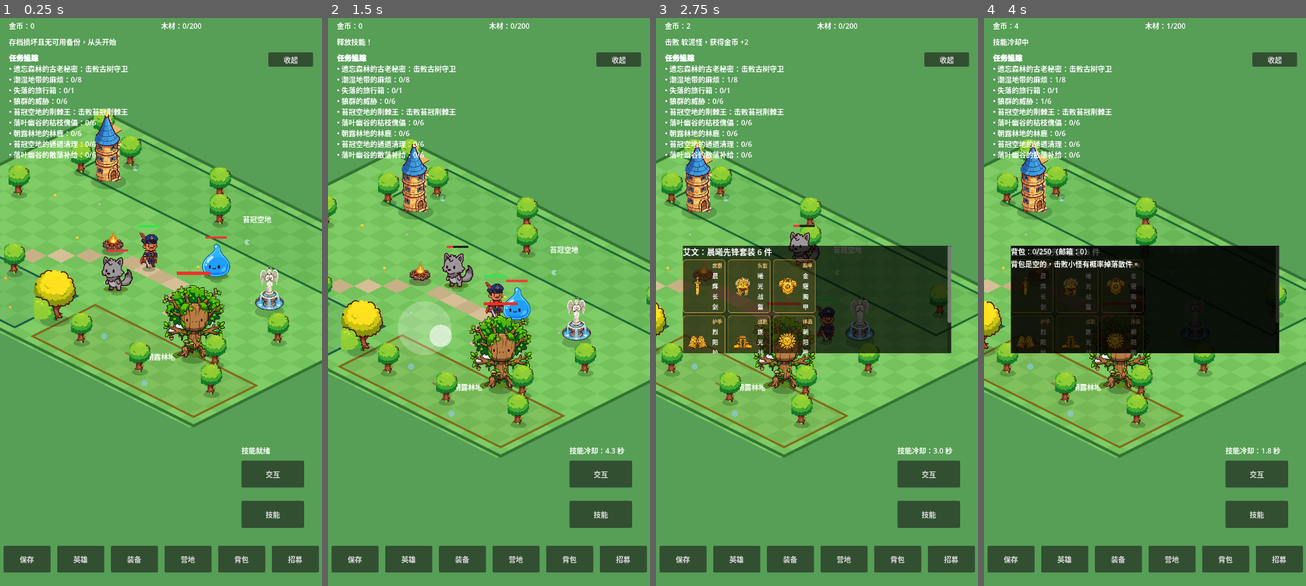
Above: before the commit, frames 1-4 (left to right).
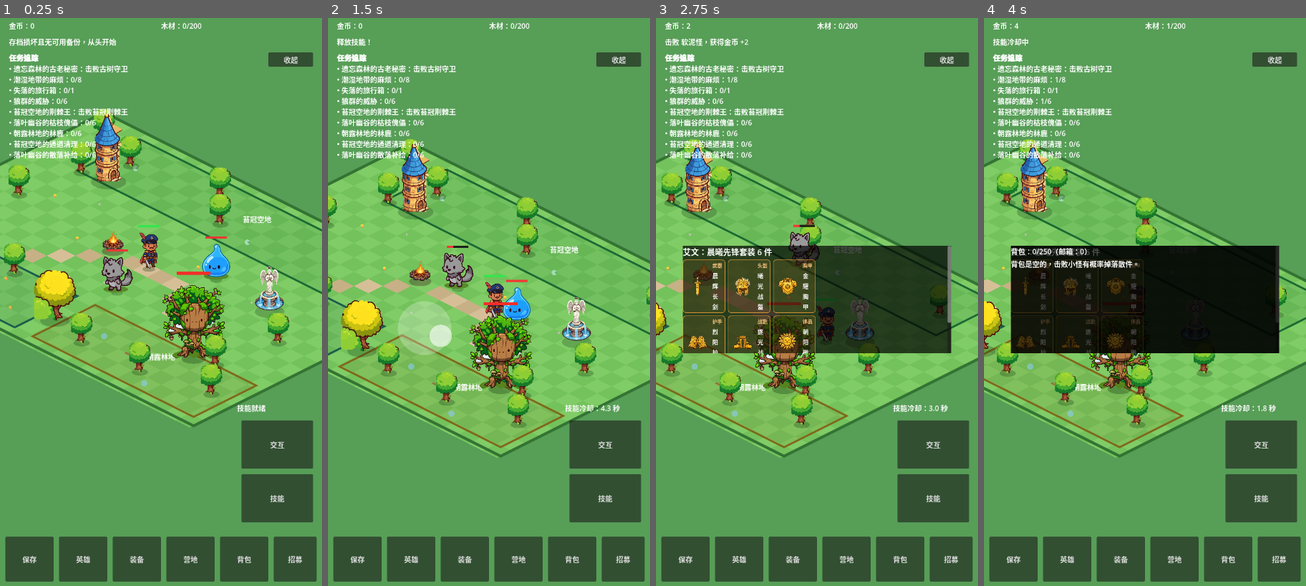
Above: after the commit, the same moments.

Repository: oneyi53/game
Game: Godot game, scene res://scenes/main.tscn
The game is run twice, just before and just after one commit, with the same random seed, the same clock (stepped at 60 frames per second) and the same inputs.
Inputs (mouse positions are in pixels of both pictures, inside the frame that each line leads up to):
- Up to frame 1 (0.25 s): no input
- Up to frame 2 (1.5 s): tap Enter at 0.5 s; move the mouse to (559, 273) at 0.52 s; hold Right (ui_right) 0.53-1.25 s; tap E at 0.6 s; click (559, 273) at 0.67 s; tap Space at 0.77 s; drag from (424, 330) to (598, 409) at 1.27 s
- Up to frame 3 (2.75 s): move the mouse to (849, 171) at 2.02 s; hold Right (ui_right) from 2.03 s (still down); tap Q at 2.1 s
- Up to frame 4 (4 s): release Right (ui_right) at 2.75 s; drag from (1128, 415) to (1048, 211) at 2.77 s; move the mouse to (1241, 387) at 3.52 s; hold Left (ui_left) from 3.53 s (still down); tap B at 3.6 s; tap Space at 3.77 s

The runs differ from the first frame. In frame 1, 6.5% of the frame differs, in the area x 1-100%, y 68-100%; in frame 2, 6.5%; in frame 3, 6.5%; in frame 4, 6.5%.

Commit message:
Improve portrait HUD and party visual layout

Diff:
--- a/scenes/main.tscn
+++ b/scenes/main.tscn
@@ -82,65 +82,65 @@
 
 [node name="SkillButton" type="Button" parent="UI/HUD"]
 offset_left = 540.0
-offset_top = 1090.0
-offset_right = 680.0
-offset_bottom = 1150.0
+offset_top = 1030.0
+offset_right = 700.0
+offset_bottom = 1138.0
 text = "技能"
 
 [node name="InteractButton" type="Button" parent="UI/HUD"]
 offset_left = 540.0
-offset_top = 1000.0
-offset_right = 680.0
-offset_bottom = 1060.0
+offset_top = 910.0
+offset_right = 700.0
+offset_bottom = 1018.0
 text = "交互"
 
 [node name="SaveButton" type="Button" parent="UI/HUD"]
-offset_left = 7.5
-offset_top = 1190.0
-offset_right = 112.5
-offset_bottom = 1250.0
+offset_left = 12.0
+offset_top = 1170.0
+offset_right = 120.0
+offset_bottom = 1270.0
 text = "保存"
 
 [node name="HeroButton" type="Button" parent="UI/HUD"]
-offset_left = 127.5
-offset_top = 1190.0
-offset_right = 232.5
-offset_bottom = 1250.0
+offset_left = 132.0
+offset_top = 1170.0
+offset_right = 240.0
+offset_bottom = 1270.0
 text = "英雄"
 
 [node name="EquipButton" type="Button" parent="UI/HUD"]
-offset_left = 247.5
-offset_top = 1190.0
-offset_right = 352.5
-offset_bottom = 1250.0
+offset_left = 252.0
+offset_top = 1170.0
+offset_right = 360.0
+offset_bottom = 1270.0
 text = "装备"
 
 [node name="CampButton" type="Button" parent="UI/HUD"]
-offset_left = 367.5
-offset_top = 1190.0
-offset_right = 472.5
-offset_bottom = 1250.0
+offset_left = 372.0
+offset_top = 1170.0
+offset_right = 480.0
+offset_bottom = 1270.0
 text = "营地"
 
 [node name="BackpackButton" type="Button" parent="UI/HUD"]
-offset_left = 487.5
-offset_top = 1190.0
-offset_right = 592.5
-offset_bottom = 1250.0
+offset_left = 492.0
+offset_top = 1170.0
+offset_right = 600.0
+offset_bottom = 1270.0
 text = "背包"
 
 [node name="RecruitButton" type="Button" parent="UI/HUD"]
-offset_left = 607.5
-offset_top = 1190.0
-offset_right = 712.5
-offset_bottom = 1250.0
+offset_left = 612.0
+offset_top = 1170.0
+offset_right = 708.0
+offset_bottom = 1270.0
 text = "招募"
 
 [node name="CooldownLabel" type="Label" parent="UI/HUD"]
-offset_left = 540.0
-offset_top = 965.0
-offset_right = 680.0
-offset_bottom = 995.0
+offset_left = 530.0
+offset_top = 870.0
+offset_right = 710.0
+offset_bottom = 900.0
 text = "技能就绪"
 
 [node name="Joystick" type="Control" parent="UI"]
